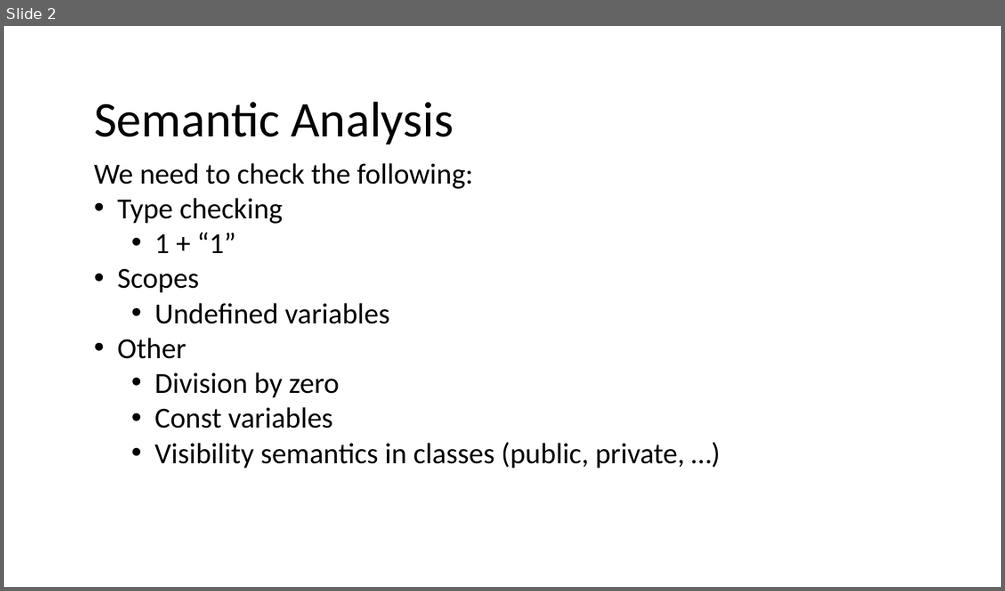
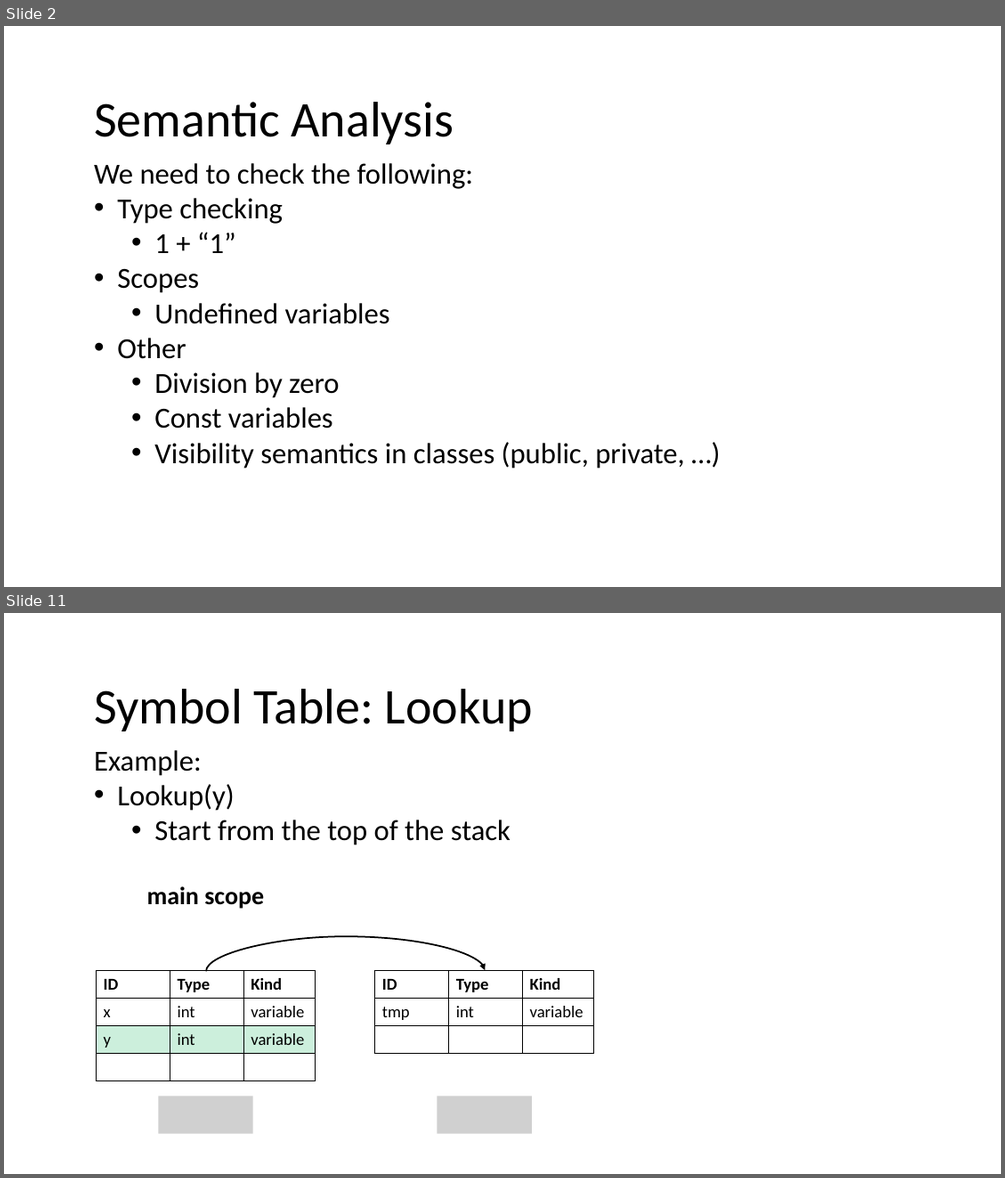
Before and after one commit to nivshani/compilation, a slide deck: slides/semantic.pptx. Shown one above the other, each under a label of ours: slide 2 before the commit, slides 2 and 11 after it; the slides between them are not shown. The pictures are 1005x591 and 1005x1178 pixels, drawn with LibreOffice and Linux fonts; fonts in the diff are those of the drawing; grey boxes stand for pictures. Boxes give left, top, right and bottom in pixels: in the first picture for what was removed or moved away, otherwise in the second. Text is boxed around its words. In the diff, an @@ line names an element or a change of style, - is before the commit and + after.

```diff
--- a/slides/semantic.pptx
+++ b/slides/semantic.pptx
@@ slide 11 added at (x1=4, y1=613, x2=1001, y2=1174), background #FFFFFF @@
@@ text added at (x1=94, y1=689, x2=533, y2=731), 48 pt, text #000000 @@
+Symbol Table: Lookup
@@ text added at (x1=94, y1=750, x2=510, y2=845), 28 pt, text #000000 @@
+Example:
+• Lookup(y)
+  • Start from the top of the stack
@@ text added at (x1=147, y1=886, x2=264, y2=908), 24 pt, text #000000, bold @@
+main scope
@@ curved arrow added from (206, 971) to (485, 971), #000000 1.5 pt @@
@@ table added at (x1=96, y1=971, x2=316, y2=1080), 4 rows, 3 columns @@
+ID | Type | Kind
+x | int | variable
+y | int | variable
+ |  | 
@@ table added at (x1=375, y1=971, x2=595, y2=1053), 3 rows, 3 columns @@
+ID | Type | Kind
+tmp | int | variable
+ |  | 
@@ picture added at (x1=158, y1=1096, x2=253, y2=1134) @@
@@ picture added at (x1=437, y1=1096, x2=532, y2=1134) @@
```
Also in this commit, not shown: 2 slides changed, 21 other slides added, 1 other file.
